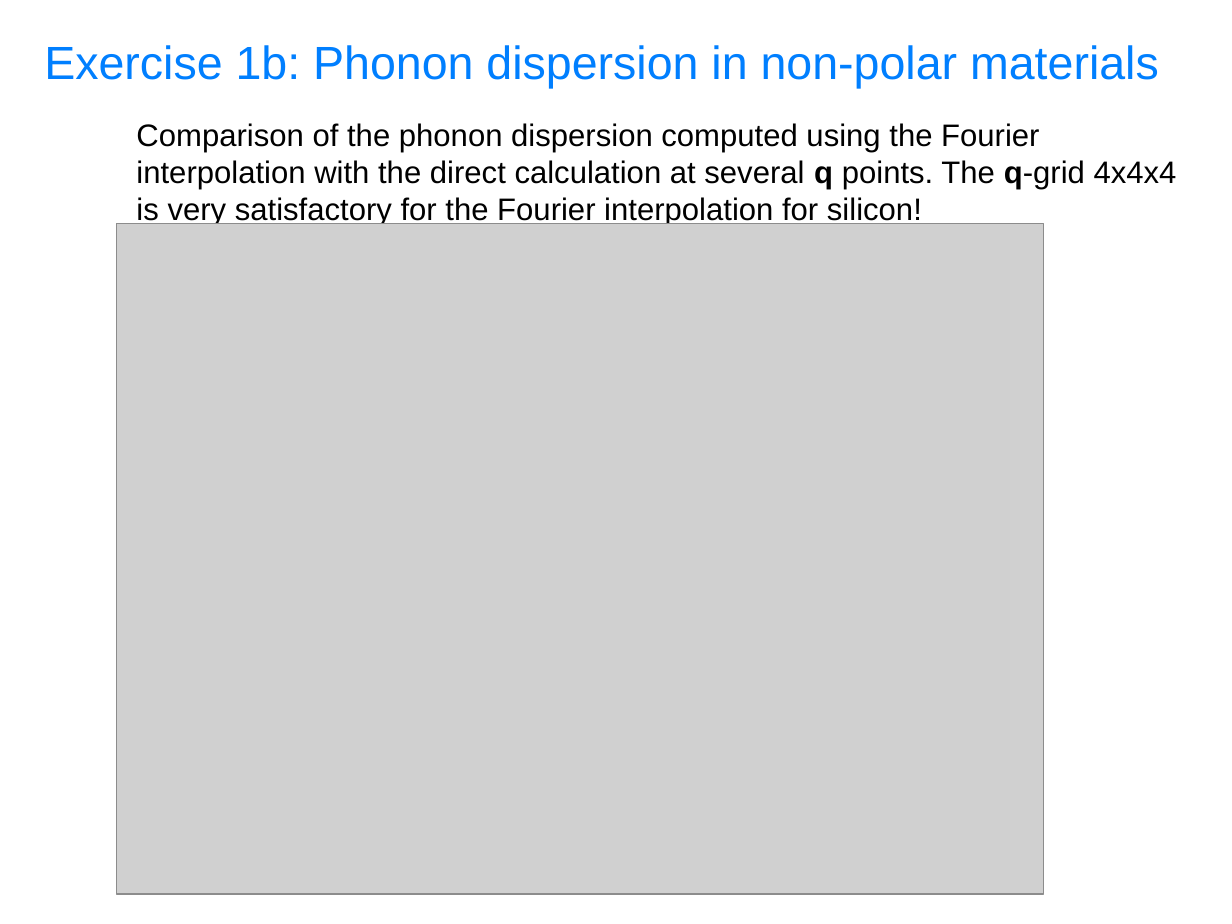
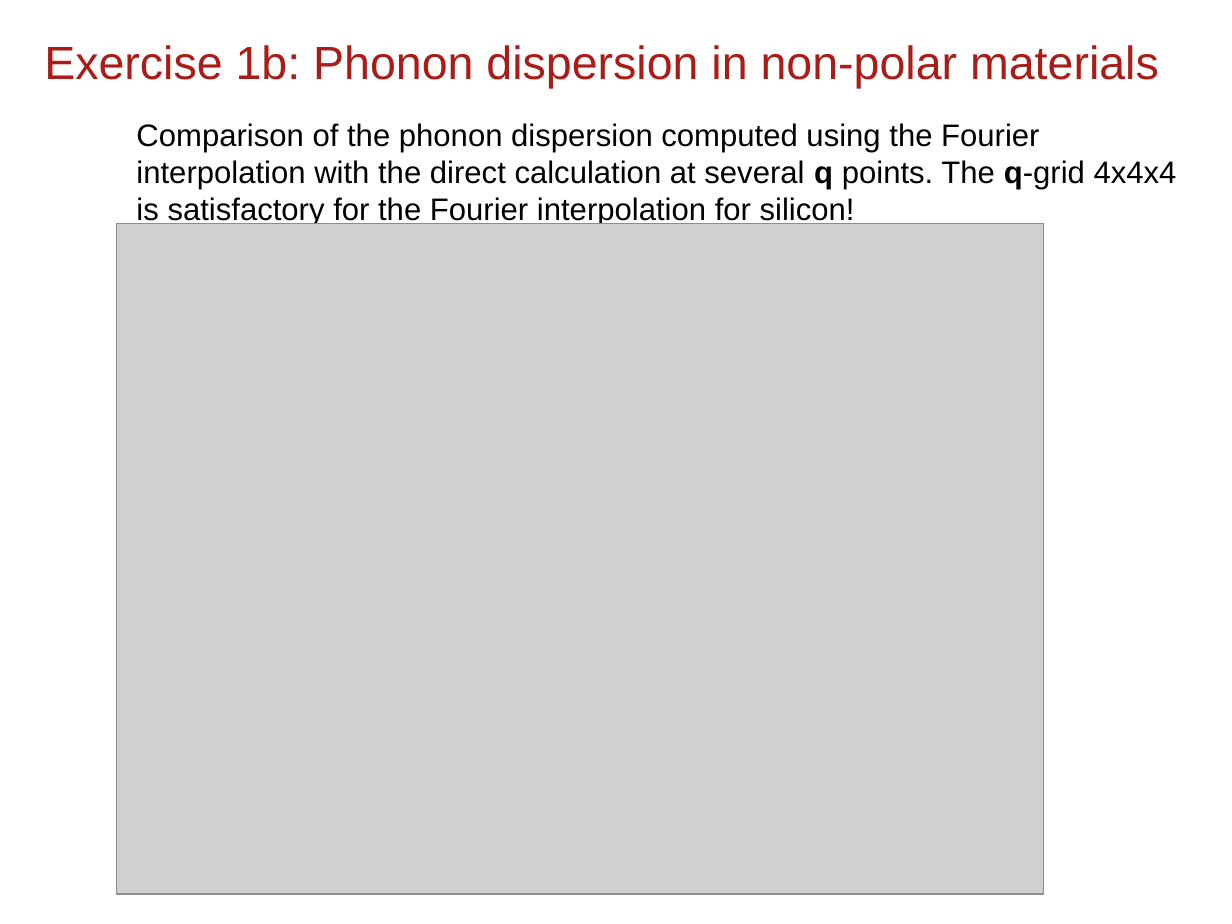
Before and after one commit to thepranab/materials-for-max-qe2021-online-school, a slide deck: slide 28 of slides.sources/handson-day5.odp. Drawn at 1232x924 pixels with LibreOffice and Linux fonts; fonts in the diff are those of the drawing; grey boxes stand for pictures. Boxes give left, top, right and bottom in pixels: in the first picture for what was removed or moved away, otherwise in the second. Text is boxed around its words. In the diff, an @@ line names an element or a change of style, - is before the commit and + after.

```diff
--- a/slides.sources/handson-day5.odp
+++ b/slides.sources/handson-day5.odp
@@ title "Exercise 1b: Phonon dispersion in ..." at (x1=44, y1=45, x2=1159, y2=89): text colour #007FFF to #AA1C18 @@
@@ text at (x1=136, y1=123, x2=1177, y2=227): text changed @@
-Comparison of the phonon dispersion computed using the Fourier interpolation with the direct calculation at several q points. The q-grid 4x4x4 is very satisfactory for the Fourier interpolation for silicon!
+Comparison of the phonon dispersion computed using the Fourier interpolation with the direct calculation at several q points. The q-grid 4x4x4 is satisfactory for the Fourier interpolation for silicon!
```
Also in this commit, not shown: 43 other slides changed, 3 slides added, 1 slide removed, 3 other files.
